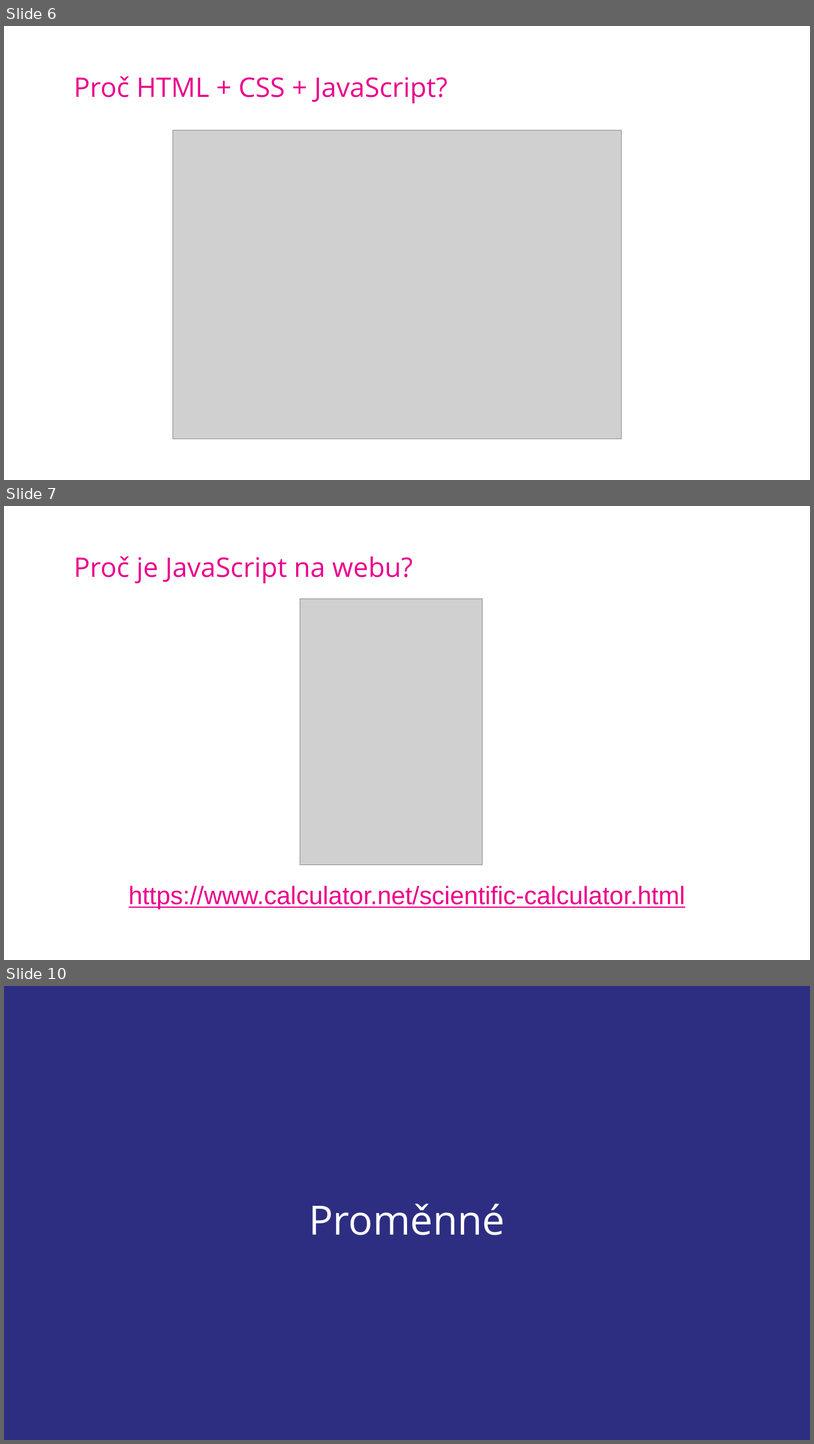
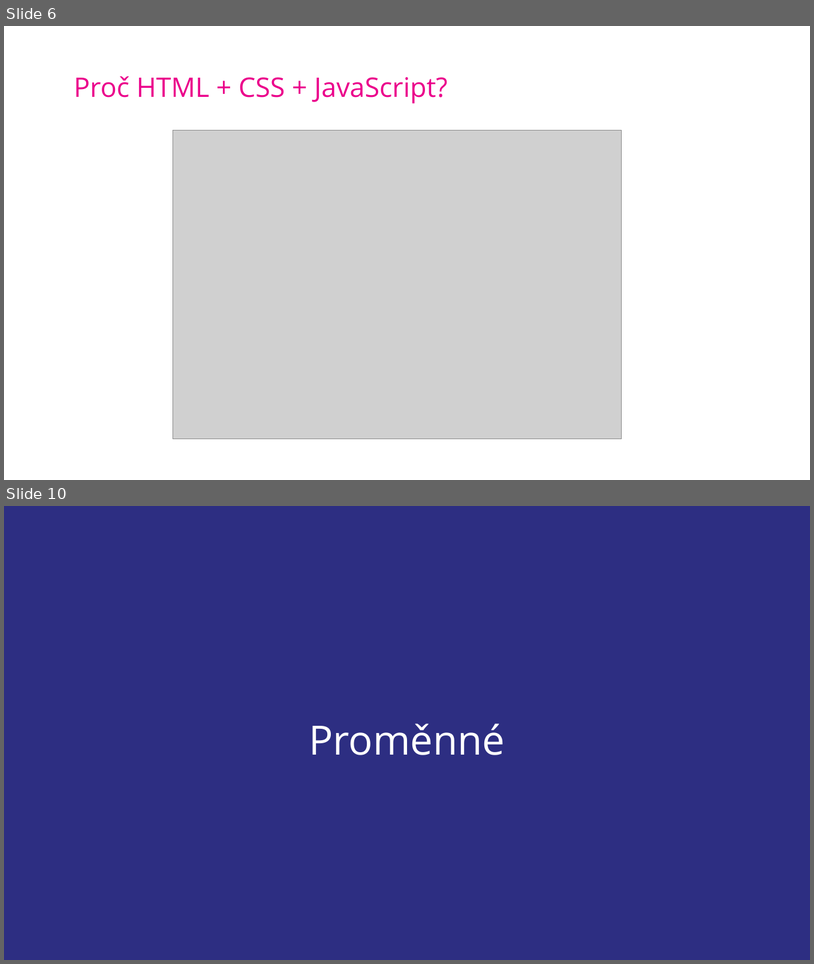
Before and after one commit to SimonB87/LetniSkola2020JS, a slide deck: JS-SB-LetnIskola2020.pptx. Shown one above the other, each under a label of ours: slides 6, 7 and 10 before the commit, slides 6 and 10 after it; the slides between them are not shown. The pictures are 814x1444 and 814x964 pixels, drawn with LibreOffice and Linux fonts; fonts in the diff are those of the drawing; grey boxes stand for pictures; background and template pictures are left out. Boxes give left, top, right and bottom in pixels: in the first picture for what was removed or moved away, otherwise in the second. Text is boxed around its words. In the diff, an @@ line names an element or a change of style, - is before the commit and + after.

```diff
--- a/JS-SB-LetnIskola2020.pptx
+++ b/JS-SB-LetnIskola2020.pptx
@@ slide 7 removed at [4,506,810,960], background picture (left out) @@
@@ title removed at [74,556,413,583] @@
-Proč je JavaScript na webu?
@@ picture removed at [300,598,483,865] @@
@@ text removed at [129,885,686,909] @@
-https://www.calculator.net/scientific-calculator.html
```
Also in this commit, not shown: 4 slides changed, 2 slides added, 1 other slide removed.
